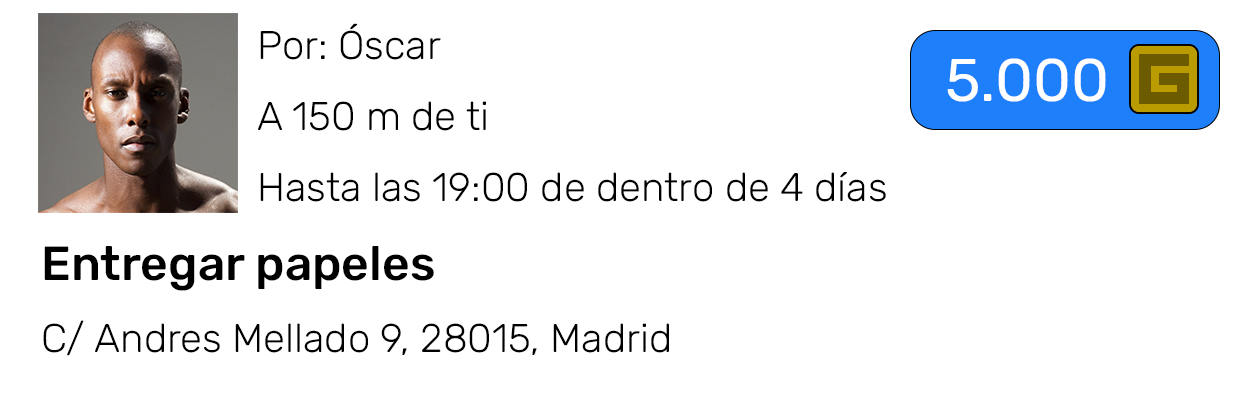
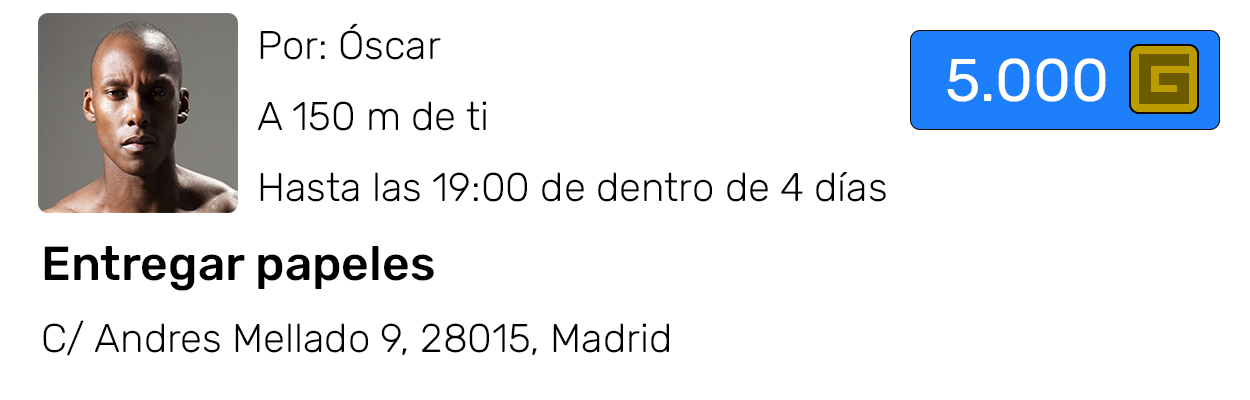
Layer changes from the first 1250px x 400px image to the second:
added layer "Rectángulo redondeado 2" above "Grollies1" over [38, 13, 238, 213]
moved "Precio" above "Óscar", painted on it over [910, 30, 1220, 130]
